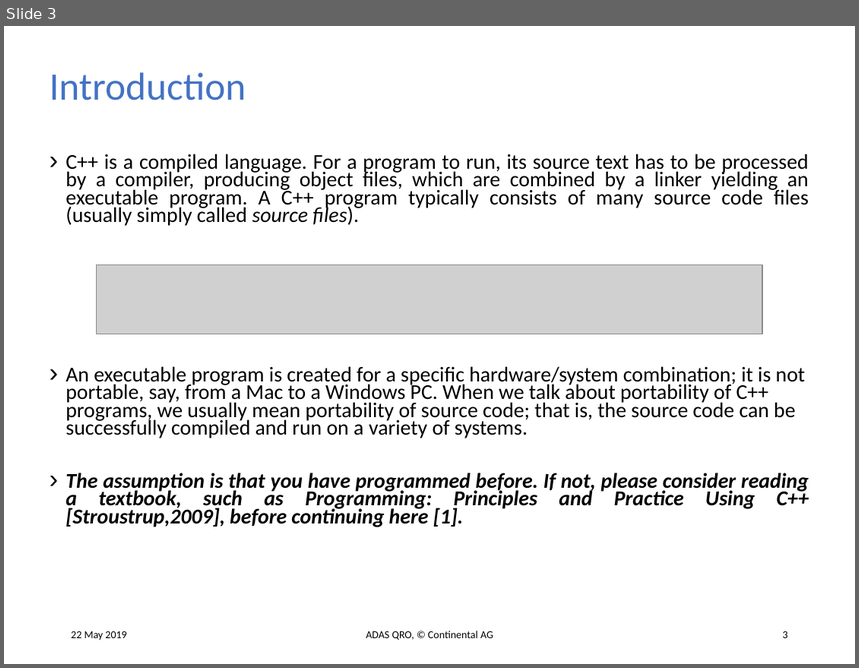
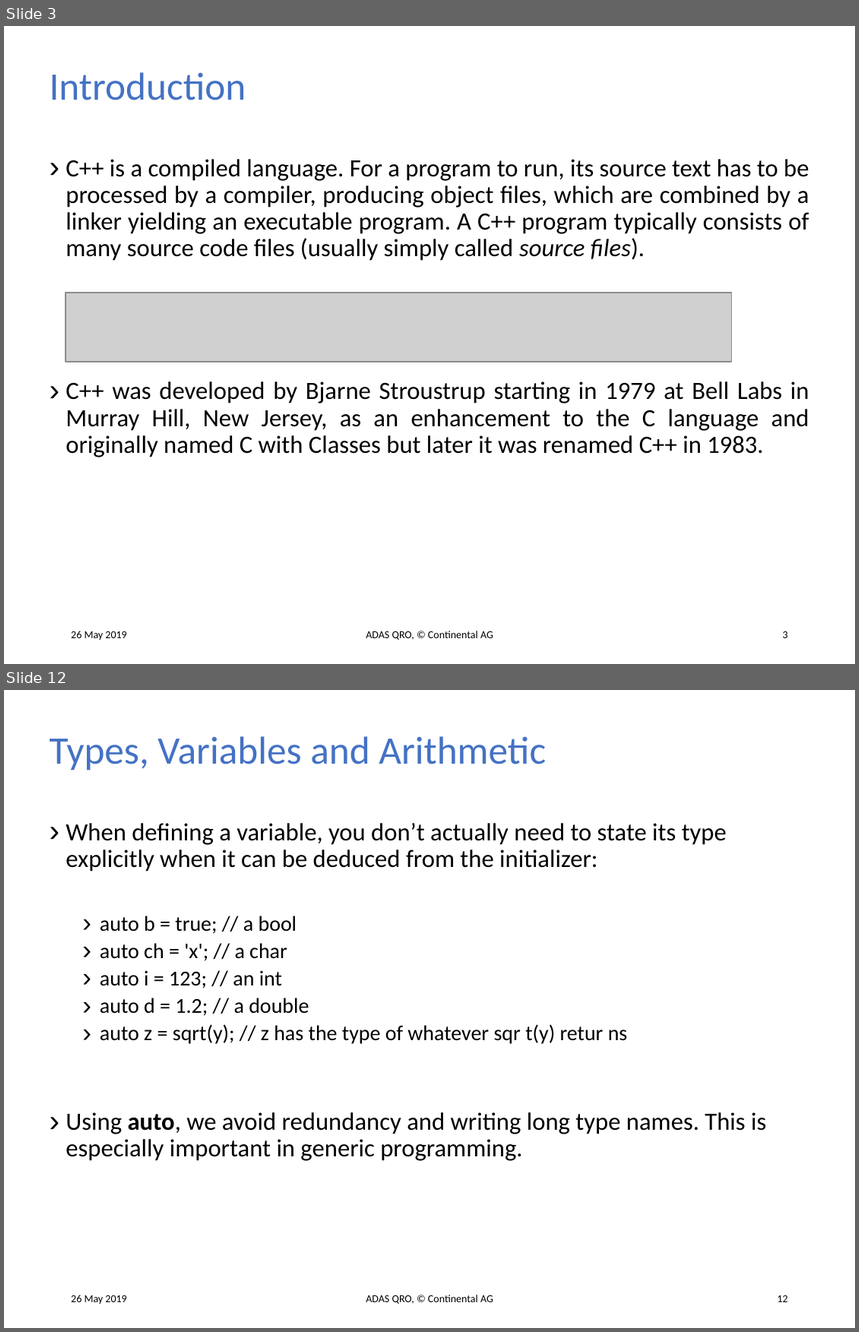
Before and after one commit to tehuano/cpp-basics, a slide deck: c++.pptx. Shown one above the other, each under a label of ours: slide 3 before the commit, slides 3 and 12 after it; the slides between them are not shown. The pictures are 859x668 and 859x1332 pixels, drawn with LibreOffice and Linux fonts; fonts in the diff are those of the drawing; grey boxes stand for pictures. Boxes give left, top, right and bottom in pixels: in the first picture for what was removed or moved away, otherwise in the second. Text is boxed around its words. In the diff, an @@ line names an element or a change of style, - is before the commit and + after.

```diff
--- a/c++.pptx
+++ b/c++.pptx
@@ slide 12 added at [4, 690, 855, 1328], background #FFFFFF @@
@@ title added at [50, 736, 546, 771], 33 pt, text #4472C4 @@
+Types, Variables and Arithmetic
@@ text added at [66, 823, 766, 1161], 21 pt, text #000000 @@
+› When defining a variable, you don’t actually need to state its type explicitly when it can be deduced from the initializer:
+  › auto b = true; // a bool
+  › auto ch = 'x'; // a char
+  › auto i = 123; // an int
+  › auto d = 1.2; // a double
+  › auto z = sqrt(y); // z has the type of whatever sqr t(y) retur ns
+› Using auto, we avoid redundancy and writing long type names. This is especially important in generic programming.
@@ text added at [71, 1295, 126, 1305], 9 pt, text #000000 @@
+26 May 2019
@@ text added at [366, 1295, 493, 1304], 9 pt, text #000000 @@
+ADAS QRO, © Continental AG
@@ page number added at [778, 1296, 788, 1303], 9 pt, text #000000 @@
+12
@@ slide 3 changed as well @@
@@ text at [66, 159, 810, 261]: size 17.9 to 21 pt in "C++ is a compiled language. For a ..."; line spacing 0.7 to 0.9 @@
@@ picture: place and size @@
-picture at [97, 265, 762, 334]
+picture at [66, 293, 731, 361]
@@ text at [66, 382, 810, 458]: text changed; size 17.9 to 21 pt @@
-› An executable program is created for a specific hardware/system combination; it is not portable, say, from a Mac to a Windows PC. When we talk about portability of C++ programs, we usually mean portability of source code; that is, the source code can be successfully compiled and run on a variety of systems.
-› The assumption is that you have programmed before. If not, please consider reading a textbook, such as Programming: Principles and Practice Using C++ [Stroustrup,2009], before continuing here [1].
+› C++ was developed by Bjarne Stroustrup starting in 1979 at Bell Labs in Murray Hill, New Jersey, as an enhancement to the C language and originally named C with Classes but later it was renamed C++ in 1983.
@@ text at [71, 631, 126, 641]: text changed @@
-22 May 2019
+26 May 2019
```
Also in this commit, not shown: 4 other slides changed, 10 other slides added, 1 other file.
